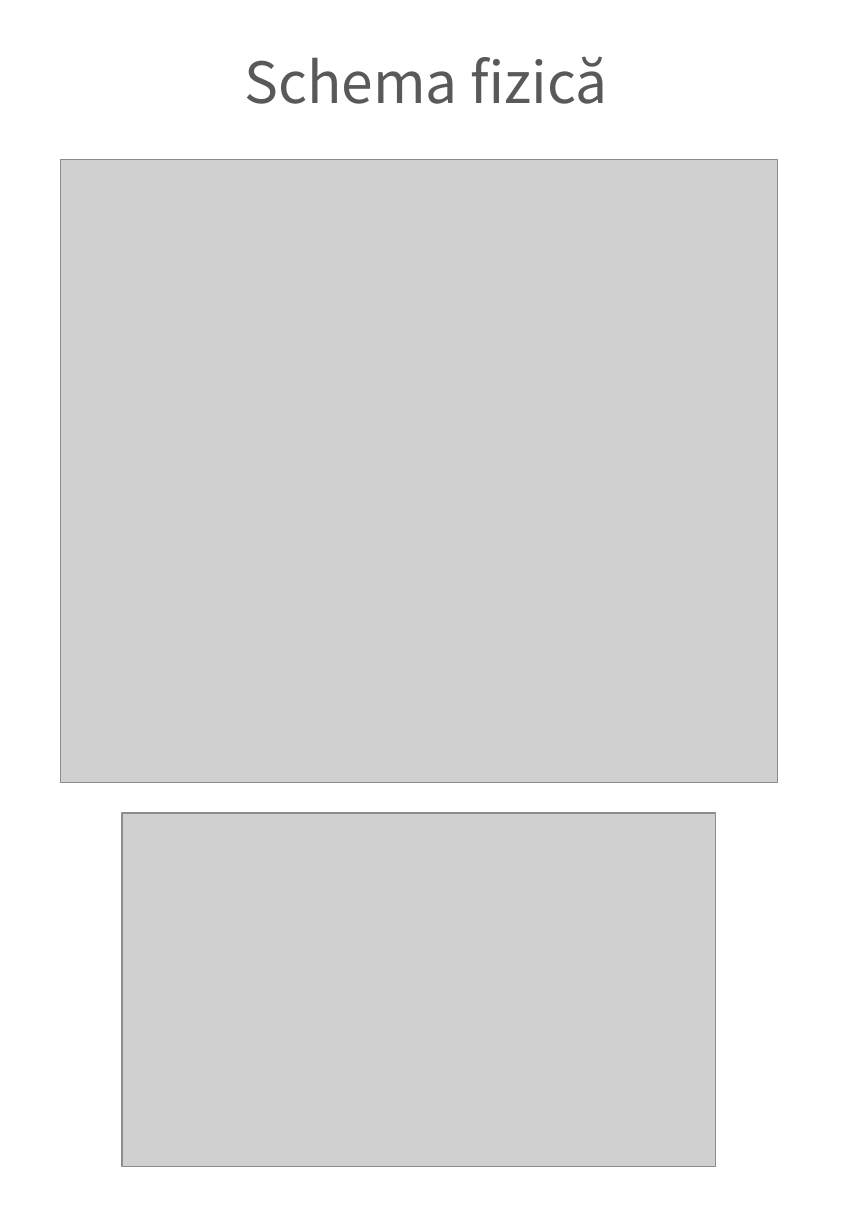
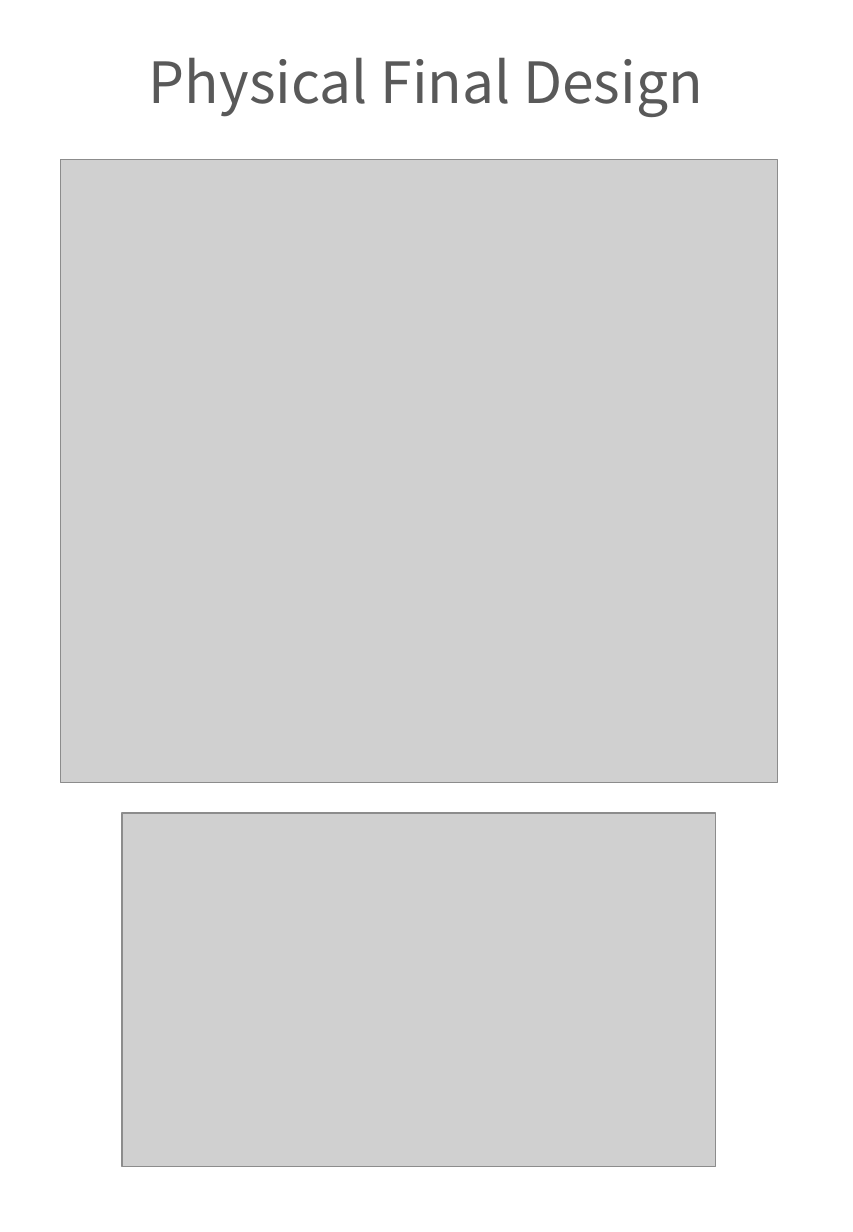
Before and after one commit to MuresanBianca/musical-tree, a slide deck: slide 10 of Documentations/InEnglish/MusicalTreeRo.pptx. Drawn at 853x1232 pixels with LibreOffice and Linux fonts; fonts in the diff are those of the drawing; grey boxes stand for pictures. Boxes give left, top, right and bottom in pixels: in the first picture for what was removed or moved away, otherwise in the second. Text is boxed around its words. In the diff, an @@ line names an element or a change of style, - is before the commit and + after.

```diff
--- a/Documentations/InEnglish/MusicalTreeRo.pptx
+++ b/Documentations/InEnglish/MusicalTreeRo.pptx
@@ text at [149,57,703,117]: text changed @@
-Schema fizică
+Physical Final Design
```
Also in this commit, not shown: 8 other slides changed, 2 slides added, 2 slides removed, 1 other file.
